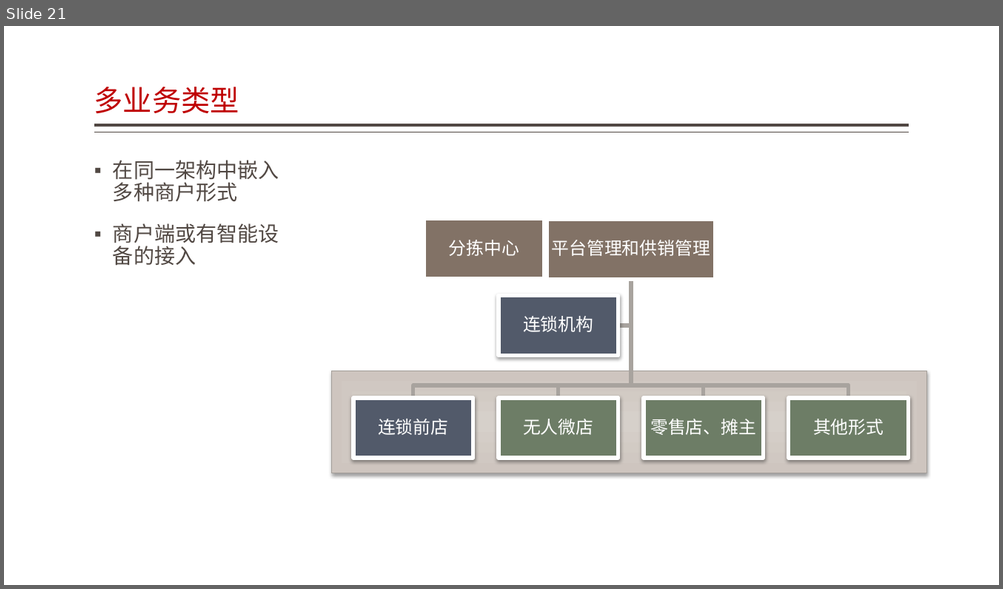
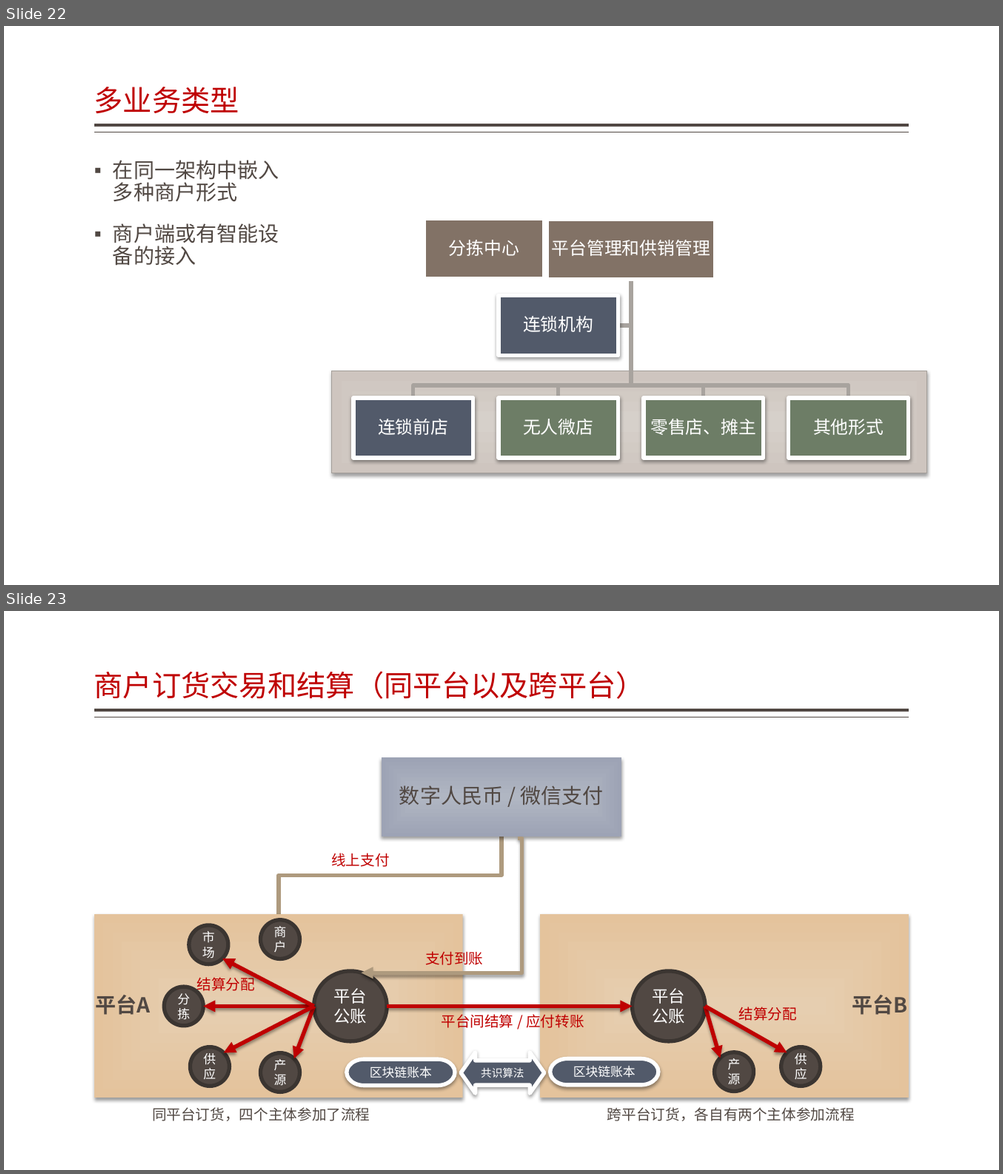
Before and after one commit to jzgi/chainsmart, a slide deck: Docs/品链应用参考设计.pptx. Shown one above the other, each under a label of ours: slide 21 before the commit, slides 22 and 23 after it. The pictures are 1003x589 and 1003x1174 pixels, drawn with LibreOffice and Linux fonts; fonts in the diff are those of the drawing. Boxes give left, top, right and bottom in pixels: in the first picture for what was removed or moved away, otherwise in the second. Text is boxed around its words. In the diff, an @@ line names an element or a change of style, - is before the commit and + after.

```diff
--- a/Docs/品链应用参考设计.pptx
+++ b/Docs/品链应用参考设计.pptx
@@ slide 23 added at (4, 611, 999, 1170), background #FFFFFF; not listed: 2 template elements that a slide beside it also shows @@
@@ title added at (94, 671, 645, 699), 28 pt, text #BF0102 @@
+商户订货交易和结算（同平台以及跨平台）
@@ text added at (331, 853, 389, 867), 14 pt, text #C00000 @@
+线上支付
@@ elbow arrow added from (518, 839) to (361, 973), #AE9A7E 3.82 pt @@
@@ ellipse added at (261, 920, 300, 959), fill #514843, outline #3C3532 3.78 pt, 12 pt, text #FFFFFF @@
+商户
@@ ellipse added at (189, 925, 228, 965), fill #514843, outline #3C3532 3.78 pt, 12 pt, text #FFFFFF @@
+市场
@@ arrow added from (313, 1006) to (222, 959), #BF0102 3.82 pt @@
@@ text added at (425, 949, 483, 968), 14 pt, text #C00000 @@
+支付到账
@@ ellipse added at (165, 987, 204, 1026), fill #514843, outline #3C3532 3.78 pt, 12 pt, text #FFFFFF @@
+分拣
@@ text added at (197, 975, 255, 994), 14 pt, text #C00000 @@
+结算分配
@@ ellipse added at (313, 971, 387, 1042), fill #514843, outline #3C3532 3.78 pt, 16 pt, text #FFFFFF @@
+平台公账
@@ ellipse added at (632, 971, 706, 1042), fill #514843, outline #3C3532 3.78 pt, 16 pt, text #FFFFFF @@
+平台公账
@@ arrow added from (313, 1006) to (203, 1006), #BF0102 3.82 pt @@
@@ arrow added from (313, 1006) to (223, 1054), #BF0102 3.82 pt @@
@@ arrow added from (313, 1006) to (294, 1059), #BF0102 3.82 pt @@
@@ arrow added from (387, 1006) to (632, 1006), #BF0102 3.82 pt @@
@@ arrow added from (705, 1006) to (720, 1059), #BF0102 3.82 pt @@
@@ arrow added from (705, 1006) to (787, 1054), #BF0102 3.82 pt @@
@@ text added at (739, 1007, 797, 1021), 14 pt, text #C00000 @@
+结算分配
@@ group added at (94, 758, 909, 1098): 3 rectangles, 3 texts, 1 freeform shape @@
+数字人民币 / 微信支付
+平台A
+平台B
@@ text added at (441, 1012, 583, 1031), 14 pt, text #C00000 @@
+平台间结算 / 应付转账
@@ ellipse added at (190, 1048, 229, 1086), fill #514843, outline #3C3532 3.78 pt, 12 pt, text #FFFFFF @@
+供应
@@ ellipse added at (261, 1054, 300, 1092), fill #514843, outline #3C3532 3.78 pt, 12 pt, text #FFFFFF @@
+产源
@@ left right arrow added at (461, 1053, 544, 1093), fill #525A6A, outline #FFFFFF 3.82 pt, 10.5 pt, text #FFFFFF @@
+共识算法
@@ ellipse added at (714, 1053, 754, 1091), fill #514843, outline #3C3532 3.78 pt, 12 pt, text #FFFFFF @@
+产源
@@ ellipse added at (781, 1048, 820, 1086), fill #514843, outline #3C3532 3.78 pt, 12 pt, text #FFFFFF @@
+供应
@@ pill shape added at (347, 1059, 455, 1085), fill #525A6A, outline #FFFFFF 3.82 pt, 12 pt, text #FFFFFF @@
+区块链账本
@@ pill shape added at (550, 1059, 658, 1085), fill #525A6A, outline #FFFFFF 3.82 pt, 12 pt, text #FFFFFF @@
+区块链账本
@@ text added at (152, 1108, 370, 1122), 14 pt, text #514843 @@
+同平台订货，四个主体参加了流程
@@ text added at (607, 1108, 854, 1122), 14 pt, text #514843 @@
+跨平台订货，各自有两个主体参加流程
@@ what was slide 21 is now slide 22 @@
```
Also in this commit, not shown: 1 slide changed, 1 other slide added, 18 other files.
